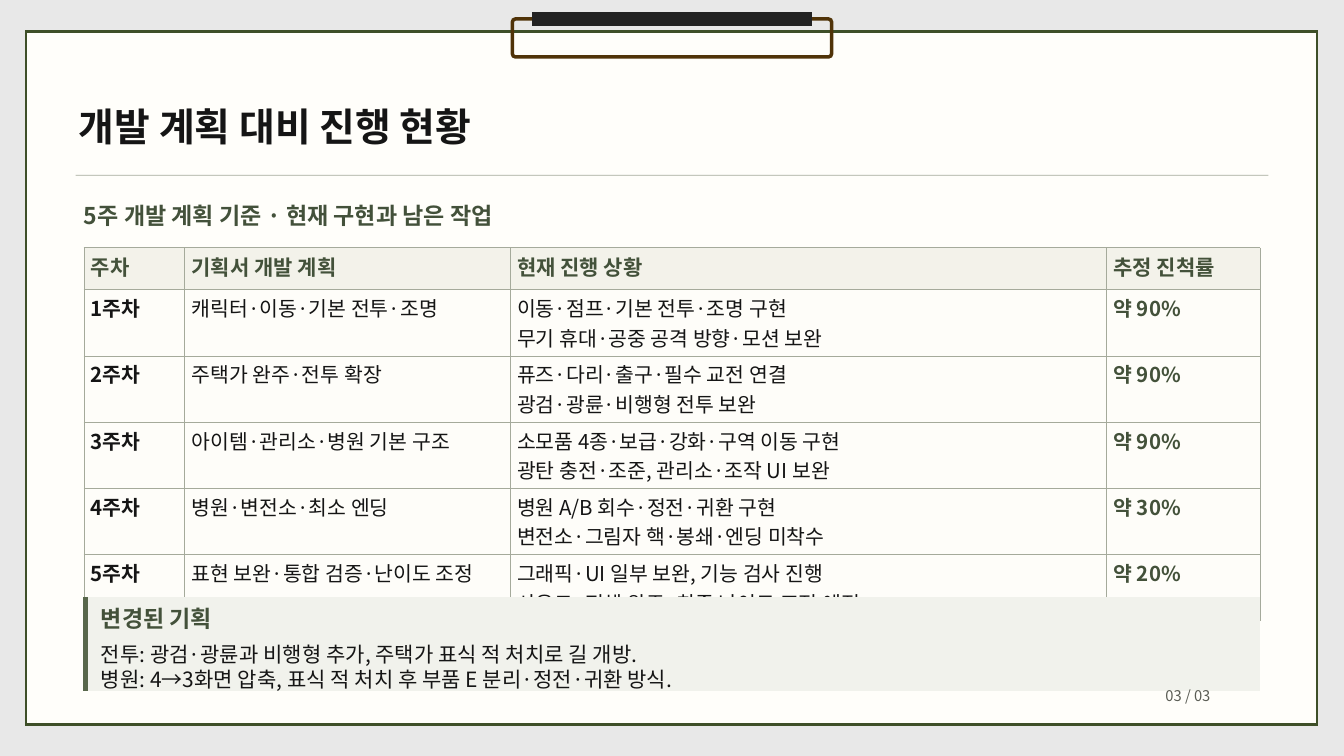
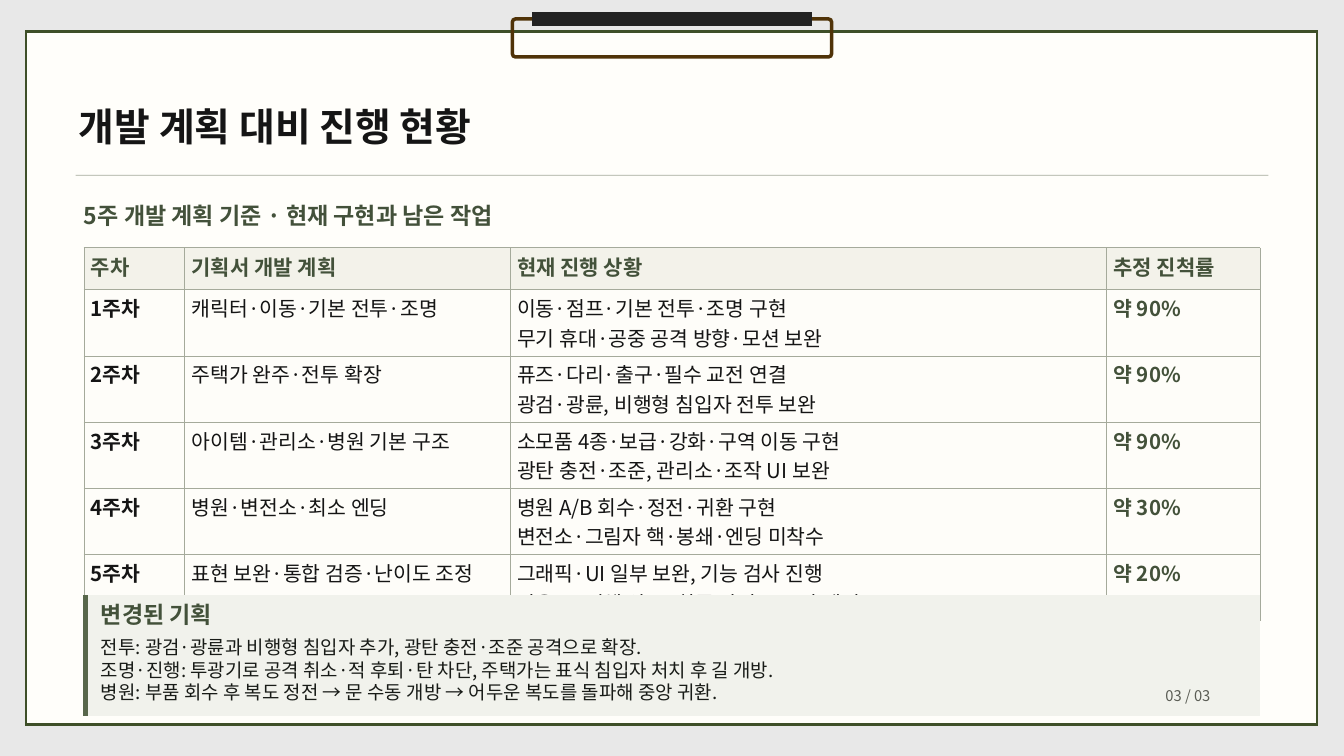
Before and after one commit to dbguswh/2Dgame_project, a slide deck: slide 3 of 2D게임프로그래밍 2차발표.pptx. Drawn at 1344x756 pixels with LibreOffice and Linux fonts; fonts in the diff are those of the drawing. Boxes give left, top, right and bottom in pixels: in the first picture for what was removed or moved away, otherwise in the second. Text is boxed around its words. In the diff, an @@ line names an element or a change of style, - is before the commit and + after.

Commit message:
2차 발표에 스테이지 복구 목적과 플레이 중심의 기획 변경을 명확히 설명

```diff
--- a/2D게임프로그래밍 2차발표.pptx
+++ b/2D게임프로그래밍 2차발표.pptx
@@ table at (x1=84, y1=248, x2=1260, y2=599) @@
-row 3, column 3: 퓨즈·다리·출구·필수 교전 연결 / 광검·광륜·비행형 전투 보완
+row 3, column 3: 퓨즈·다리·출구·필수 교전 연결 / 광검·광륜, 비행형 침입자 전투 보완
@@ rectangle resized from (x1=84, y1=598, x2=1260, y2=691) to (x1=84, y1=595, x2=1260, y2=715) @@
@@ rectangle resized from (x1=84, y1=598, x2=87, y2=691) to (x1=84, y1=595, x2=87, y2=715) @@
@@ text "변경된 기획" moved from (x1=101, y1=607, x2=212, y2=629) to (x1=101, y1=603, x2=212, y2=625) @@
@@ text at (x1=101, y1=638, x2=774, y2=701): text changed; size 22.5 to 20.2 pt; text colour #151515 to #181B17 @@
-전투: 광검·광륜과 비행형 추가, 주택가 표식 적 처치로 길 개방.
-병원: 4→3화면 압축, 표식 적 처치 후 부품 E 분리·정전·귀환 방식.
+전투: 광검·광륜과 비행형 침입자 추가, 광탄 충전·조준 공격으로 확장.
+조명·진행: 투광기로 공격 취소·적 후퇴·탄 차단, 주택가는 표식 침입자 처치 후 길 개방.
+병원: 부품 회수 후 복도 정전 → 문 수동 개방 → 어두운 복도를 돌파해 중앙 귀환.
```
Also in this commit, not shown: 1 other slide changed.
